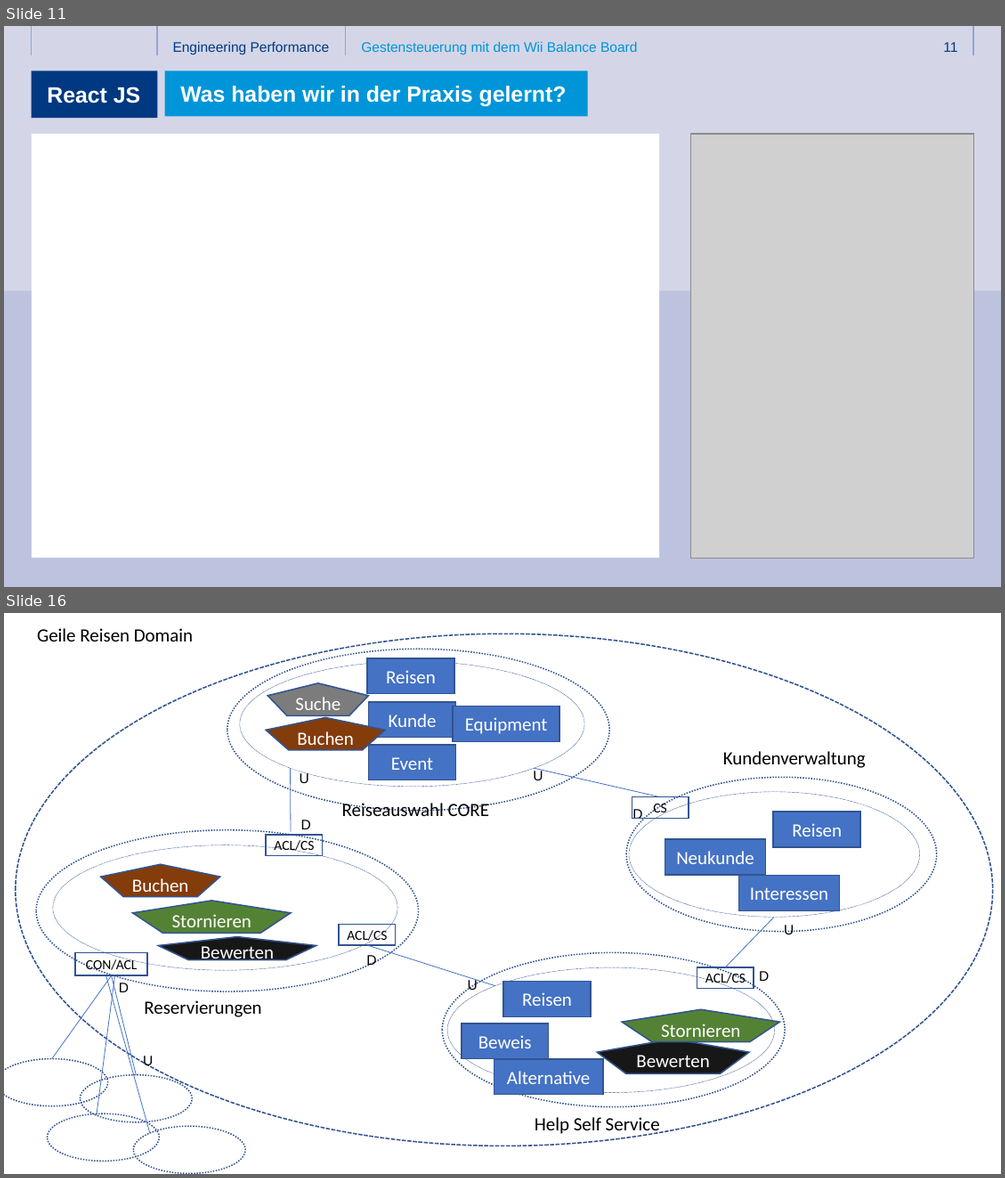
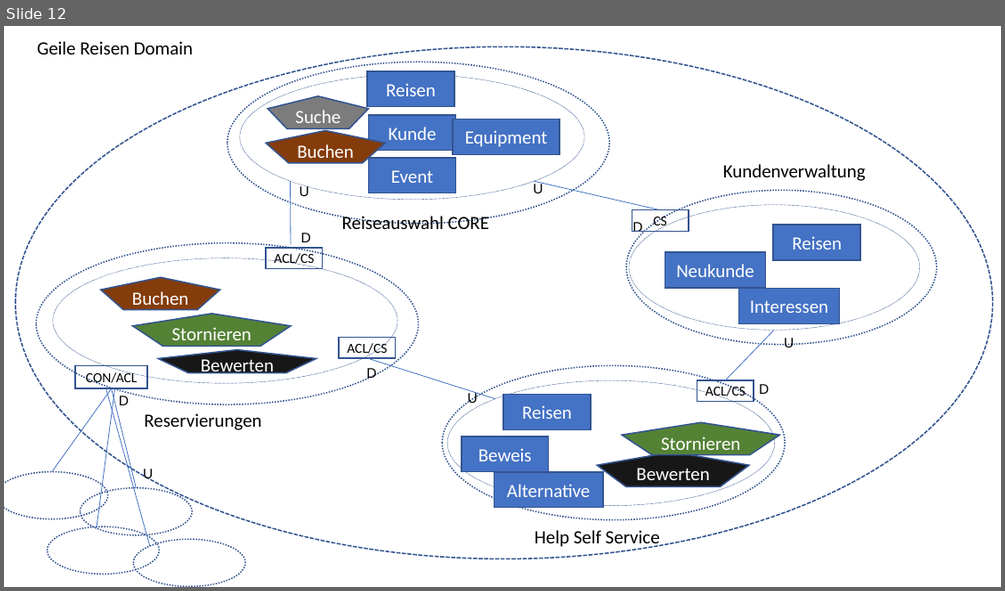
Before and after one commit to ThomasHein/3T2017, a slide deck: Folien/3T_2017_React und DDD.pptx. Shown one above the other, each under a label of ours: slides 11 and 16 before the commit, slide 12 after it; the slides between them are not shown. The pictures are 1005x1178 and 1005x591 pixels, drawn with LibreOffice and Linux fonts; fonts in the diff are those of the drawing; grey boxes stand for pictures; background and template pictures are left out. Boxes give left, top, right and bottom in pixels: in the first picture for what was removed or moved away, otherwise in the second. Text is boxed around its words. In the diff, an @@ line names an element or a change of style, - is before the commit and + after.

```diff
--- a/Folien/3T_2017_React und DDD.pptx
+++ b/Folien/3T_2017_React und DDD.pptx
@@ slide 11 removed at (x1=4, y1=26, x2=1001, y2=587), background #FFFFFF @@
@@ rectangle removed at (x1=4, y1=26, x2=1001, y2=322) @@
@@ line removed from (31, 26) to (31, 54) @@
@@ line removed from (156, 26) to (156, 54) @@
@@ text removed at (x1=173, y1=41, x2=330, y2=54) @@
-Engineering Performance
@@ line removed from (345, 26) to (345, 54) @@
@@ text removed at (x1=361, y1=41, x2=637, y2=54) @@
-Gestensteuerung mit dem Wii Balance Board
@@ page number removed at (x1=943, y1=42, x2=957, y2=52) @@
-11
@@ line removed from (974, 26) to (974, 54) @@
@@ title removed at (x1=31, y1=70, x2=156, y2=118) @@
-React JS
@@ rectangle removed at (x1=164, y1=70, x2=587, y2=117) @@
-Was haben wir in der Praxis gelernt?
@@ rectangle removed at (x1=32, y1=134, x2=660, y2=557) @@
@@ picture removed at (x1=691, y1=134, x2=973, y2=557) @@
@@ rectangle removed at (x1=4, y1=290, x2=1001, y2=586) @@
@@ what was slide 16 is now slide 12 @@
```
Also in this commit, not shown: 14 slides changed, 3 other slides removed.
